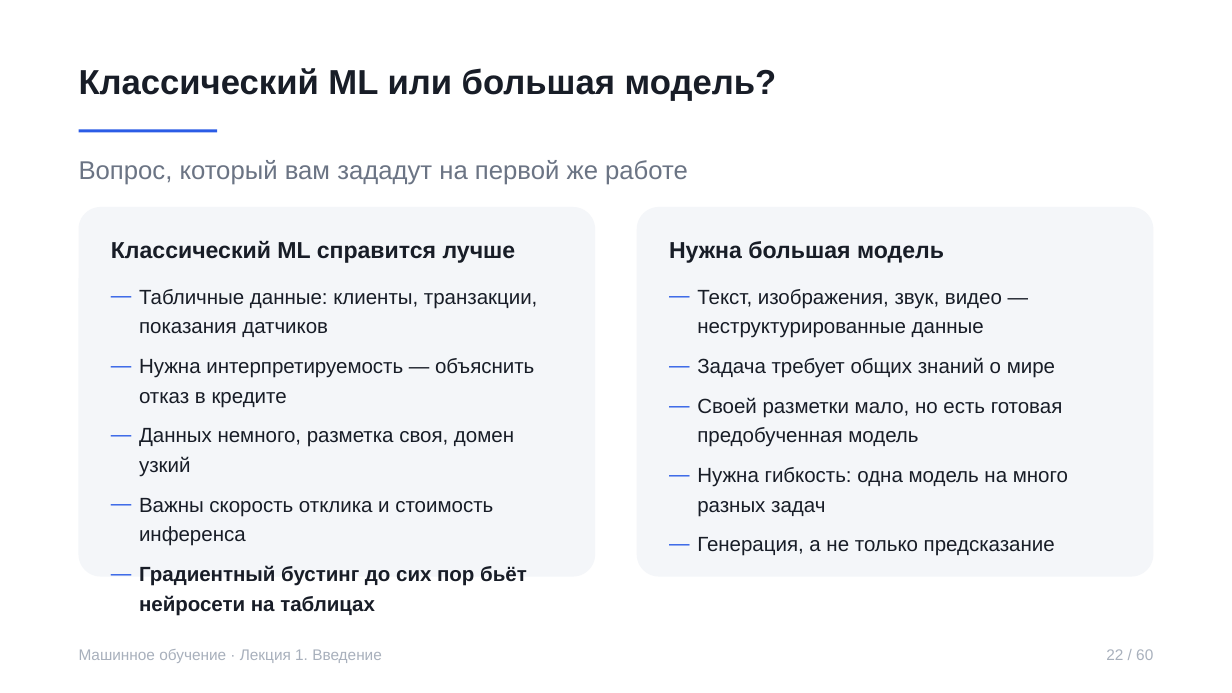
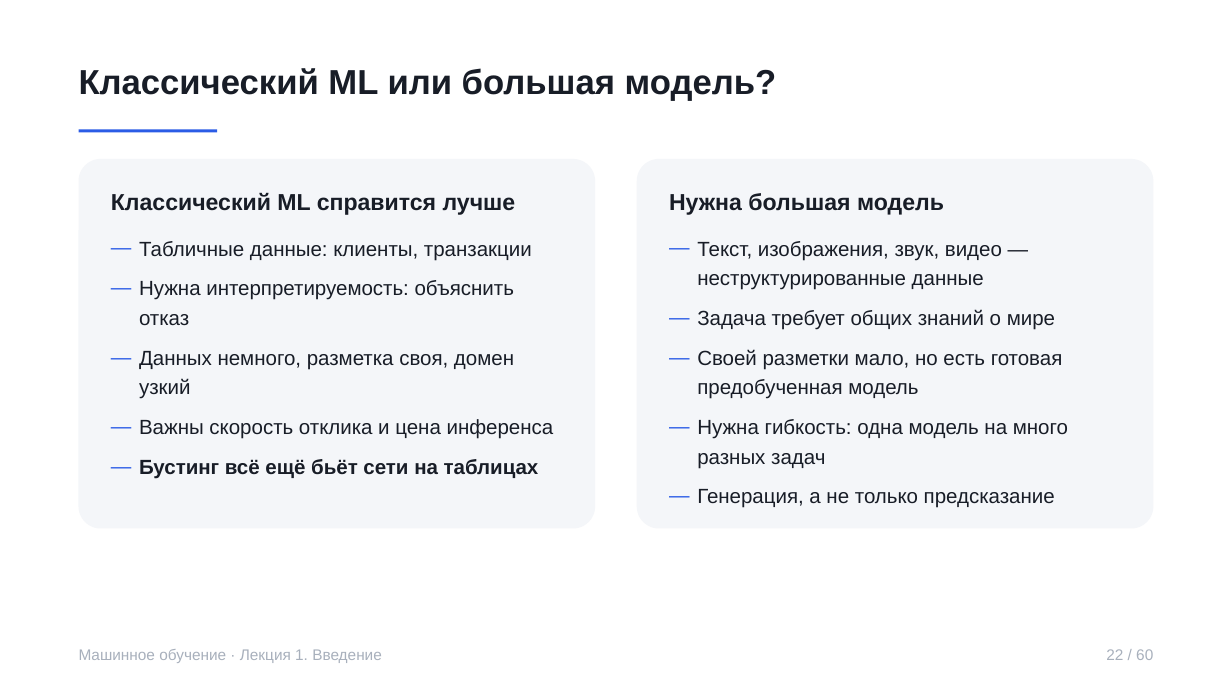
Before and after one commit to rustam-azimov/ml-course-hse, a slide deck: slide 22 of lectures/lecture01.pptx. Drawn at 1232x693 pixels with LibreOffice and Linux fonts; fonts in the diff are those of the drawing. Boxes give left, top, right and bottom in pixels: in the first picture for what was removed or moved away, otherwise in the second. Text is boxed around its words. In the diff, an @@ line names an element or a change of style, - is before the commit and + after.

Commit message:
Лекция 1: слайд про выбор между классическим ML и большой моделью

```diff
--- a/lectures/lecture01.pptx
+++ b/lectures/lecture01.pptx
@@ rounded rectangle "Классический ML справится лучше": place and size @@
-rounded rectangle "Классический ML справится лучше" at box(79, 207, 595, 577)
+rounded rectangle "Классический ML справится лучше" at box(79, 159, 595, 529)
@@ text removed at box(79, 160, 688, 185) @@
-Вопрос, который вам зададут на первой же работе
@@ rounded rectangle "Нужна большая модель": place and size @@
-rounded rectangle "Нужна большая модель" at box(637, 207, 1153, 577)
+rounded rectangle "Нужна большая модель" at box(637, 159, 1153, 529)
@@ text in rounded rectangle at box(139, 241, 532, 325): text changed @@
-— Табличные данные: клиенты, транзакции, показания датчиков
-— Нужна интерпретируемость — объяснить отказ в кредите
+— Табличные данные: клиенты, транзакции
+— Нужна интерпретируемость: объяснить отказ
@@ text in rounded rectangle at box(139, 419, 554, 479): text changed; bold off @@
-— Важны скорость отклика и стоимость инференса
-— Градиентный бустинг до сих пор бьёт нейросети на таблицах
+— Важны скорость отклика и цена инференса
+— Бустинг всё ещё бьёт сети на таблицах
```
